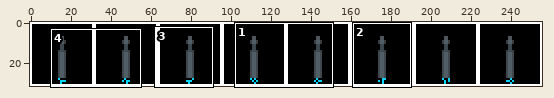
Sprite sheet: Flee/data/sprites/PRJ_javelin.png. Above, an overview of the earlier version with the close-up marked.
Close-up. The starting point:
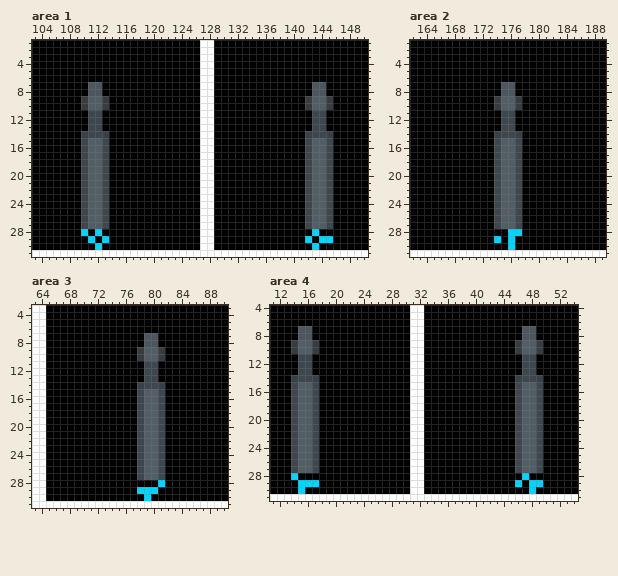
The file is 256x32 pixels. Colours within 5 levels of each other are drawn and written as one. Shown: area 1: x 103..150, y 1..31; area 2: x 162..189, y 1..31; area 3: x 63..90, y 3..31; area 4: x 11..54, y 4..31. The commit also changed other parts of the picture, which this record leaves out.
After the commit:
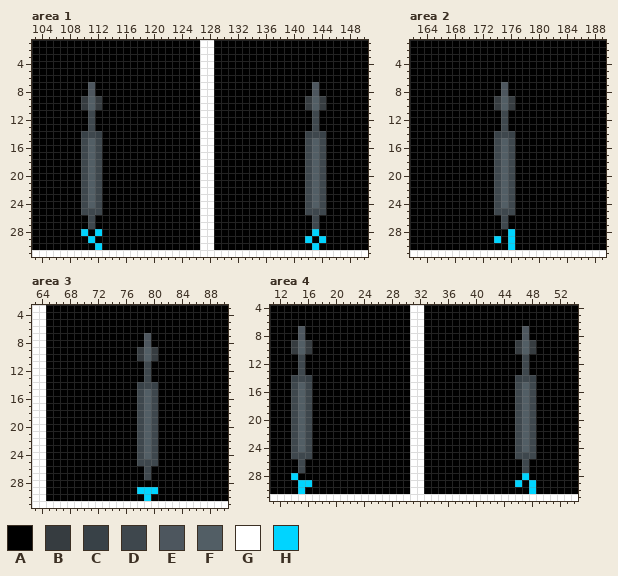
Palette (. is transparent): A #000000  B #363c40  C #384147  D #3e474d  E #4d565e  F #525e65  G #ffffff  H #00d4ff
Change:
Area 1:
The edit turns colour B into colour A in rows 9 to 10 at x 113 and 145.
The edit turns colour C into colour A in row 14 at x 113 and 145.
The edit turns colour D into colour A in rows 11 to 13 at x 112 and 144; in rows 15 to 25 at x 113 and 145; in rows 26 to 27 at x 110, 113, 142 and 145.
The edit turns colour E into colour A in rows 7 to 8 at x 112 and 144.
The edit turns colour F into colour A in rows 26 to 27 at x 112 and 144.
The edit turns colour H into colour A in row 29 at x 113 and 145.
The edit turns colour F into colour B in rows 9 to 10 at x 112 and 144.
The edit turns colour D into colour C in row 14 at x 112 and 144.
The edit turns colour F into colour D in rows 15 to 24 at x 112 and 144; in row 25 at x 111 to 112 and 143 to 144; in rows 26 to 27 at x 111 and 143.
Area 2:
The edit turns colour B into colour A in rows 9 to 10 at x 177.
The edit turns colour C into colour A in row 14 at x 177.
The edit turns colour D into colour A in rows 11 to 13 at x 176; in rows 15 to 25 at x 177; in rows 26 to 27 at x 174 and 177.
The edit turns colour E into colour A in rows 7 to 8 at x 176.
The edit turns colour F into colour A in rows 26 to 27 at x 176.
The edit turns colour H into colour A in row 28 at x 177.
The edit turns colour F into colour B in rows 9 to 10 at x 176.
The edit turns colour D into colour C in row 14 at x 176.
The edit turns colour F into colour D in rows 15 to 24 at x 176; in row 25 at x 175 to 176; in rows 26 to 27 at x 175.
Area 3:
The edit turns colour B into colour A in rows 9 to 10 at x 81.
The edit turns colour C into colour A in row 14 at x 81.
The edit turns colour D into colour A in rows 11 to 13 at x 80; in rows 15 to 25 at x 81; in rows 26 to 27 at x 78 and 81.
The edit turns colour E into colour A in rows 7 to 8 at x 80.
The edit turns colour F into colour A in rows 26 to 27 at x 80.
The edit turns colour H into colour A in row 28 at x 81.
The edit turns colour F into colour B in rows 9 to 10 at x 80.
The edit turns colour D into colour C in row 14 at x 80.
The edit turns colour F into colour D in rows 15 to 24 at x 80; in row 25 at x 79 to 80; in rows 26 to 27 at x 79.
Area 4:
The edit turns colour B into colour A in rows 9 to 10 at x 17 and 49.
The edit turns colour C into colour A in row 14 at x 17 and 49.
The edit turns colour D into colour A in rows 11 to 13 at x 16 and 48; in rows 15 to 25 at x 17 and 49; in rows 26 to 27 at x 14, 17, 46 and 49.
The edit turns colour E into colour A in rows 7 to 8 at x 16 and 48.
The edit turns colour F into colour A in rows 26 to 27 at x 16 and 48.
The edit turns colour H into colour A in row 29 at x 17 and 49.
The edit turns colour F into colour B in rows 9 to 10 at x 16 and 48.
The edit turns colour D into colour C in row 14 at x 16 and 48.
The edit turns colour F into colour D in rows 15 to 24 at x 16 and 48; in row 25 at x 15 to 16 and 47 to 48; in rows 26 to 27 at x 15 and 47.
Boxes around the changes in both close-ups, in picture pixels (x1, y1, x2, y2):
changed: (81, 82, 109, 243)
changed: (305, 82, 333, 243)
changed: (494, 82, 522, 236)
changed: (137, 333, 165, 487)
changed: (291, 326, 319, 487)
changed: (515, 326, 543, 487)
